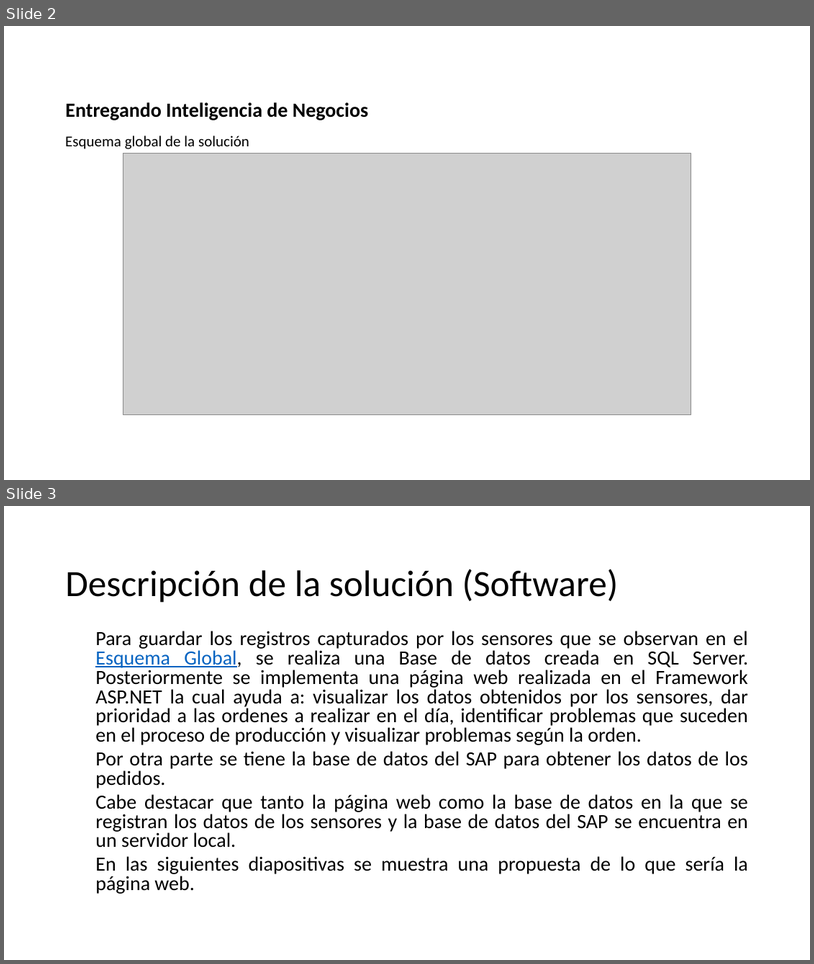
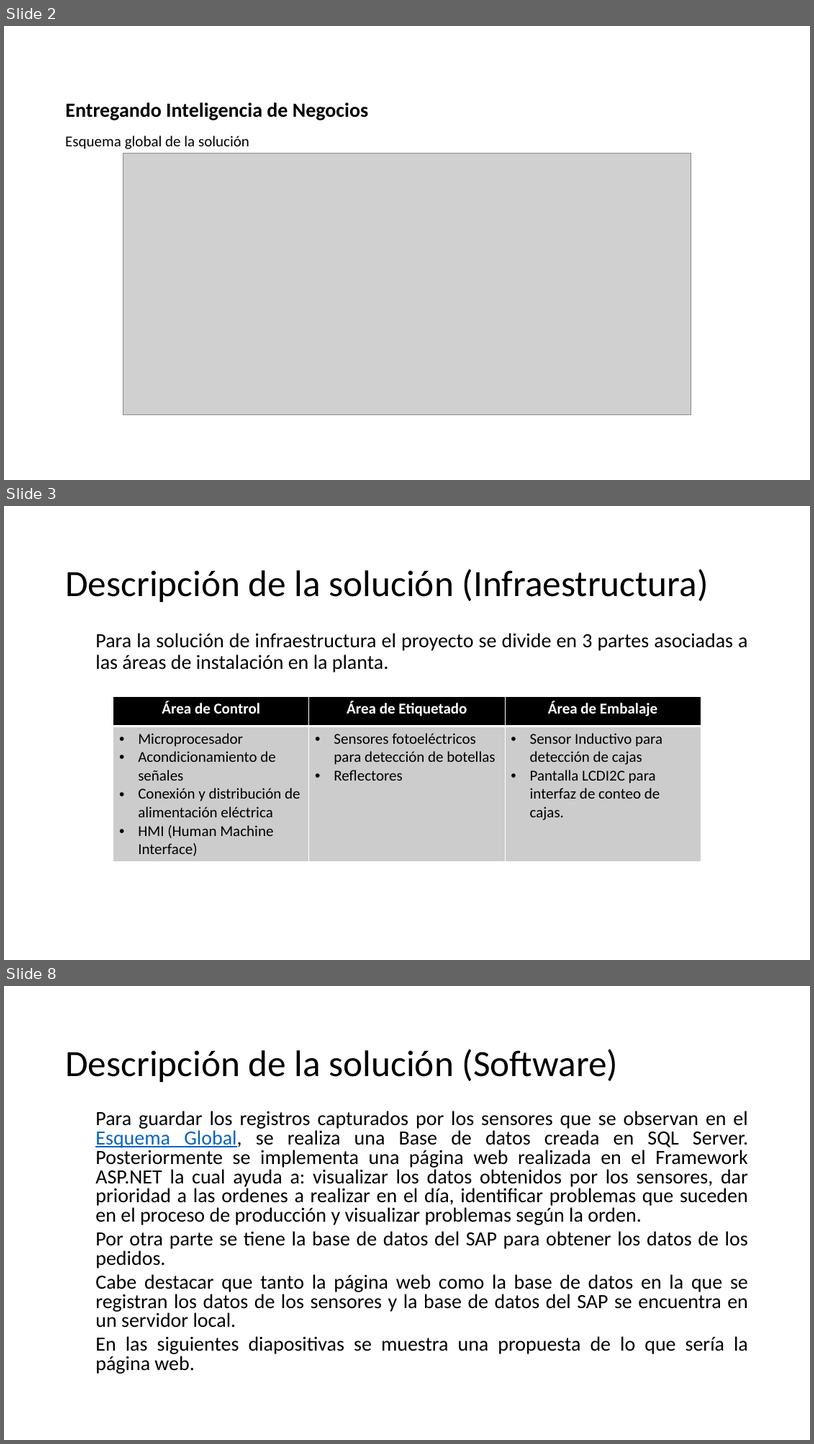
Before and after one commit to YorchXD/Proyecto_ViaWine, a slide deck: Propuesta_solucion_automatizacion.pptx. Shown one above the other, each under a label of ours: slides 2 and 3 before the commit, slides 2, 3 and 8 after it; the slides between them are not shown. The pictures are 814x964 and 814x1444 pixels, drawn with LibreOffice and Linux fonts; fonts in the diff are those of the drawing; grey boxes stand for pictures; background and template pictures are left out. Boxes give left, top, right and bottom in pixels: in the first picture for what was removed or moved away, otherwise in the second. Text is boxed around its words. In the diff, an @@ line names an element or a change of style, - is before the commit and + after.

```diff
--- a/Propuesta_solucion_automatizacion.pptx
+++ b/Propuesta_solucion_automatizacion.pptx
@@ slide 3 added at (4,506,810,960), background picture (left out) @@
@@ title added at (65,569,709,602), 44 pt, text #000000 @@
+Descripción de la solución (Infraestructura)
@@ text added at (95,633,748,672), 24 pt, text #000000 @@
+  Para la solución de infraestructura el proyecto se divide en 3 partes asociadas a las áreas de instalación en la planta.
@@ table added at (113,697,702,860), 2 rows, 3 columns @@
+Área de Control | Área de Etiquetado | Área de Embalaje
+Microprocesador / Acondicionamiento de señales / Conexión y distribución de alimentación eléctrica / HMI (Human Machine Interface) | Sensores fotoeléctricos para detección de botellas / Reflectores | Sensor Inductivo para detección de cajas / Pantalla LCDI2C para interfaz de conteo de cajas.
@@ what was slide 3 is now slide 8 @@
```
Also in this commit, not shown: 1 slide changed, 4 other slides added.
